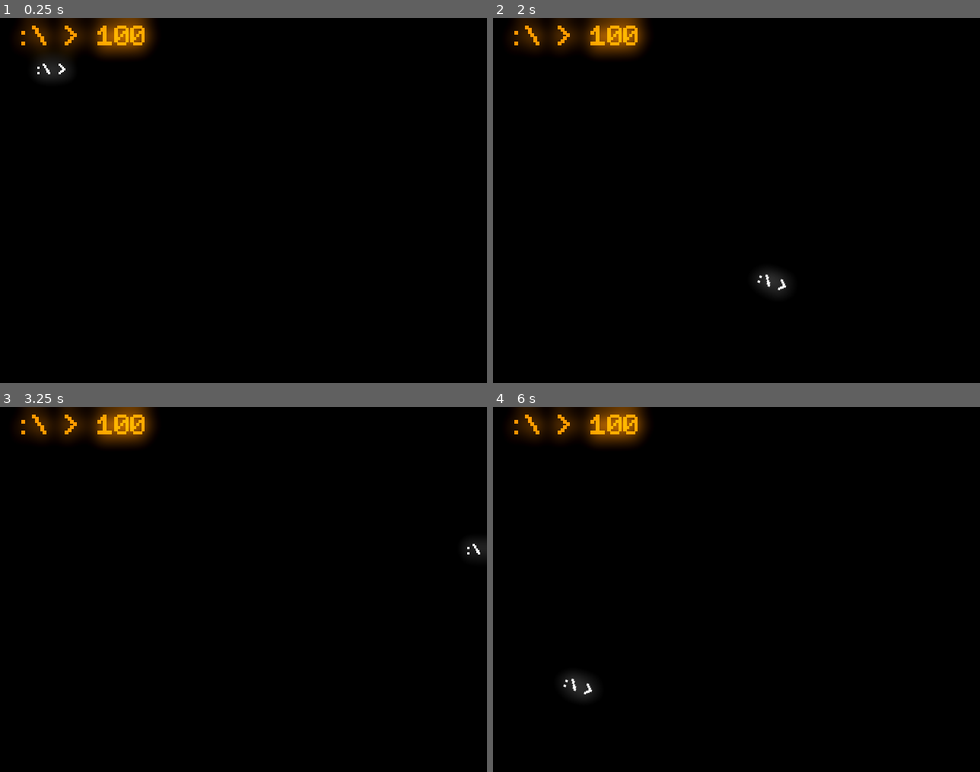
Above: before the commit, frames 1-4 (two rows, left to right).
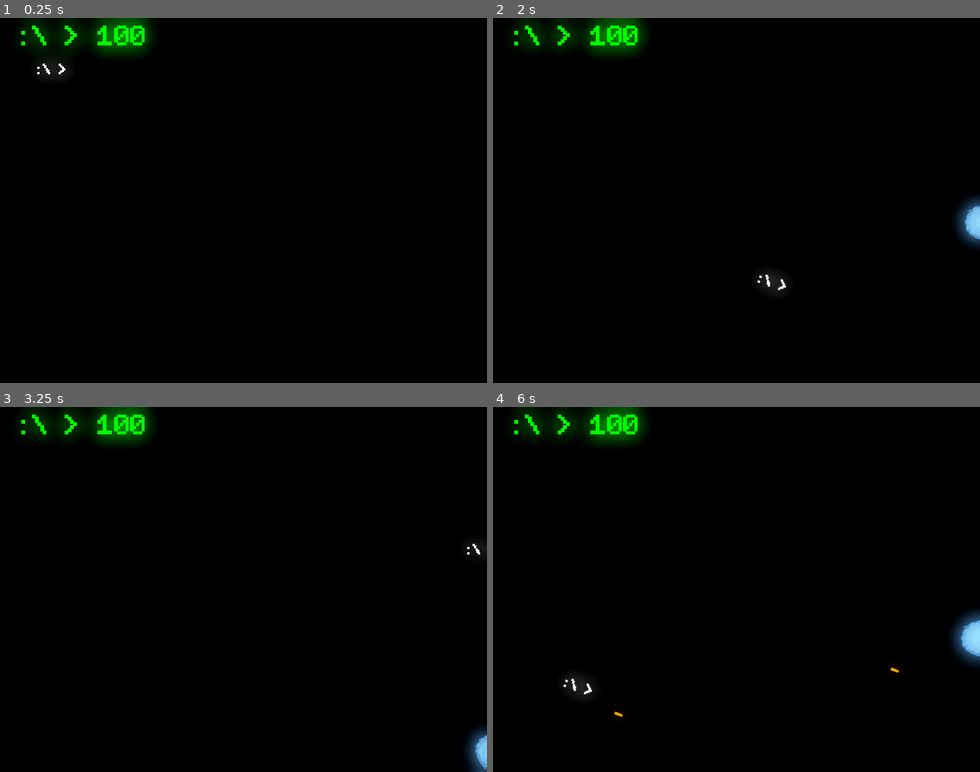
Above: after the commit, the same moments.

Repository: ThePangel/Bashr
Game: Godot game, scene res://Terminaltscn.tscn
Two runs of this game, one before a commit and one after it. Both use one fixed random seed, a clock stepped at 60 frames per second and the inputs below.
Inputs:
- Up to frame 1 (0.25 s): no input
- Up to frame 2 (2 s): tap Enter at 0.5 s; hold Right (ui_right) 0.53-1.28 s; tap A (A) at 0.6 s; tap D (D) at 0.8, 1.35 s; hold Down (ui_down) from 1.28 s (still down); tap S (S) at 1.55 s
- Up to frame 3 (3.25 s): release Down (ui_down) at 2.03 s; hold Right (ui_right) 2.03-2.78 s; tap S (S) at 2.1 s; tap W (W) at 2.3, 2.85 s; hold Up (ui_up) from 2.78 s (still down); tap A (A) at 3.05 s
- Up to frame 4 (6 s): release Up (ui_up) at 3.53 s; hold Left (ui_left) 3.53-5.03 s; tap A (A) at 3.6 s; tap D (D) at 3.8, 4.35 s; tap S (S) at 4.55, 5.1 s; hold Down (ui_down) 5.03-5.78 s; tap W (W) at 5.3, 5.85 s; hold Right (ui_right) from 5.78 s (still down)

The runs differ from the first frame. In frame 1, 2.5% of the frame differs, in the area x 3-32%, y 0-11%; in frame 2, 3.0%; in frame 3, 2.9%; in frame 4, 3.2%, in the area x 3-100%, y 0-85%.

Commit message:
Basic portals

Diff:
--- /dev/null
+++ b/BluePortal.tscn
@@ -0,0 +1,20 @@
+[gd_scene load_steps=4 format=3 uid="uid://bdhrfiulm32co"]
+
+[ext_resource type="Script" uid="uid://p5kegl8gtjqn" path="res://bluePortal.gd" id="1_vds2e"]
+[ext_resource type="Texture2D" uid="uid://d0oe0xgikxnwr" path="res://Sprites/BluePortal.png" id="1_yl263"]
+
+[sub_resource type="CapsuleShape2D" id="CapsuleShape2D_vds2e"]
+radius = 25.0
+height = 52.0
+
+[node name="Area2D" type="Area2D"]
+script = ExtResource("1_vds2e")
+
+[node name="Sprite2D" type="Sprite2D" parent="."]
+scale = Vector2(1, 0.53)
+texture = ExtResource("1_yl263")
+offset = Vector2(-16.86, 0)
+
+[node name="CollisionShape2D" type="CollisionShape2D" parent="."]
+position = Vector2(1, 0)
+shape = SubResource("CapsuleShape2D_vds2e")
--- a/Global.gd
+++ b/Global.gd
@@ -1,3 +1,8 @@
 extends Node
 
 var health: int = 100
+
+var portals = {
+	"bluePortal": null,
+	"orangePortal": null,
+}
--- a/Terminaltscn.tscn
+++ b/Terminaltscn.tscn
@@ -7,7 +7,7 @@
 [sub_resource type="Environment" id="Environment_xi0th"]
 background_mode = 3
 glow_enabled = true
-glow_intensity = 2.0
+glow_intensity = 1.5
 glow_bloom = 1.0
 
 [node name="Node2D" type="Node2D"]
--- /dev/null
+++ b/bluePortal.gd
@@ -0,0 +1,4 @@
+extends Area2D
+
+func _physics_process(delta):
+	rotation += delta
--- a/health.gd
+++ b/health.gd
@@ -1,4 +1,21 @@
 extends Label
 
 func _ready() -> void:
-	text = ":\\ > " + str(Global.health)
+	update_health_display()
+
+func update_health_display() -> void:
+	var hp = Global.health
+	text = ":\\ > " + str(hp)
+
+	var col = Color.WHITE
+	if hp > 75:
+		col = Color.GREEN
+	elif hp > 50:
+		col = Color.YELLOW
+	elif hp > 25:
+		col = Color.ORANGE
+	else:
+		col = Color.RED
+
+
+	add_theme_color_override("font_color", col)
--- a/playerBullet.gd
+++ b/playerBullet.gd
@@ -1,6 +1,8 @@
 extends Area2D
 
-var speed = 750
+var speed = 600
 
 func _physics_process(delta):
 	position += transform.x * speed * delta
+	if position.x >= 640 or position.y >= 480:
+		queue_free()
--- a/player_bullet.tscn
+++ b/player_bullet.tscn
@@ -6,9 +6,14 @@
 script/source = "extends Area2D
 
 var speed = 750
+var portal = true
+func setup(portalVal: bool):
+	portal = portalVal
 
 func _physics_process(delta):
 	position += transform.x * speed * delta
+	if position.x >= 640 or position.y >= 480:
+		print(position.x + position.y)
 "
 
 [sub_resource type="RectangleShape2D" id="RectangleShape2D_18yi1"]
--- /dev/null
+++ b/portalBullet.gd
@@ -0,0 +1,38 @@
+extends Area2D
+var BluePortal = preload("res://BluePortal.tscn")
+var speed = 750
+var portal = true
+
+
+func setup(portalVal: bool):
+	portal = portalVal
+
+func _physics_process(delta):
+	if portal:
+		$Label.add_theme_color_override("font_color", Color.ORANGE)
+	else:
+		$Label.add_theme_color_override("font_color", Color.BLUE)
+	position += transform.x * speed * delta
+	if position.x >= 640 or position.x <= 0:
+		if portal:
+			print()
+		else:
+
+			var bluePortal = BluePortal.instantiate()
+			bluePortal.global_position = global_position
+			get_tree().get_current_scene().add_child(bluePortal)
+			if "bluePortal" in Global.portals and Global.portals["bluePortal"]:
+				Global.portals["bluePortal"].queue_free()
+			Global.portals["bluePortal"] = bluePortal
+		queue_free()
+	elif position.y >= 480 or position.y <= 0:
+		if portal:
+			print()
+		else:
+			var bluePortal = BluePortal.instantiate()
+			bluePortal.global_position = global_position
+			get_tree().get_current_scene().add_child(bluePortal)
+			if "bluePortal" in Global.portals and Global.portals["bluePortal"]:
+				Global.portals["bluePortal"].queue_free()
+			Global.portals["bluePortal"] = bluePortal
+		queue_free()
--- /dev/null
+++ b/portalBullet.tscn
@@ -0,0 +1,26 @@
+[gd_scene load_steps=4 format=3 uid="uid://3prvtukebysu"]
+
+[ext_resource type="Script" uid="uid://bcqm6we63e6n3" path="res://portalBullet.gd" id="1_e0888"]
+[ext_resource type="FontFile" uid="uid://d1ss0jt0wgi5u" path="res://Fonts/PixelCode-Black.ttf" id="2_bcqhe"]
+
+[sub_resource type="RectangleShape2D" id="RectangleShape2D_1fcxy"]
+size = Vector2(12, 4.3125)
+
+[node name="Area2D" type="Area2D"]
+position = Vector2(1, 1)
+script = ExtResource("1_e0888")
+
+[node name="Label" type="Label" parent="."]
+offset_top = -11.0
+offset_right = 11.0
+offset_bottom = 11.0
+scale = Vector2(1.085, 1.085)
+pivot_offset = Vector2(2.5, 5.5)
+theme_override_fonts/font = ExtResource("2_bcqhe")
+theme_override_font_sizes/font_size = 16
+text = "-"
+metadata/_edit_use_anchors_ = true
+
+[node name="CollisionShape2D" type="CollisionShape2D" parent="."]
+position = Vector2(6, 0)
+shape = SubResource("RectangleShape2D_1fcxy")
--- a/prompt.gd
+++ b/prompt.gd
@@ -1,5 +1,6 @@
 extends CharacterBody2D
 const bulletScene = preload("res://playerBullet.tscn")
+const portalScene = preload("res://portalBullet.tscn")
 
 const SPEED = 400.0
 const ROTSPEED = 5.0
@@ -7,6 +8,10 @@
 func _physics_process(_delta):
 	if Input.is_action_just_pressed("spacebar"):
 		shoot()
+	if Input.is_action_just_pressed("W"):
+		portal(true)
+	if Input.is_action_just_pressed("S"):
+		portal(false)
 	var direction = Input.get_vector(
 		'ui_left', 'ui_right', 'ui_up', 'ui_down')
 	var rotationAxis = Input.get_axis("A", "D")
@@ -29,3 +34,10 @@
 	bullet.global_position = $Marker2D.global_position
 	bullet.rotation = $Marker2D.global_rotation
 	get_tree().get_current_scene().add_child(bullet)
+
+func portal(portalVal):
+	var portal = portalScene.instantiate()
+	portal.global_position = $Marker2D.global_position
+	portal.rotation = $Marker2D.global_rotation
+	get_tree().get_current_scene().add_child(portal)
+	portal.setup(portalVal)
--- /dev/null
+++ b/terminaltscn.gd
@@ -0,0 +1 @@
+extends Node2D
Binary file added: Sprites/BluePortal.png
Not shown, added: Sprites/BluePortal.png.import
Binary file added: Sprites/OrangePortal.png
Not shown, changed: Sprites/OrangePortal.png.import
Not shown, added: bluePortal.gd.uid
Not shown: 1 places in player_bullet.tscn that only renumber resources
Binary file removed: pointer.png
Not shown, added: portalBullet.gd.uid
Not shown, added: terminaltscn.gd.uid
